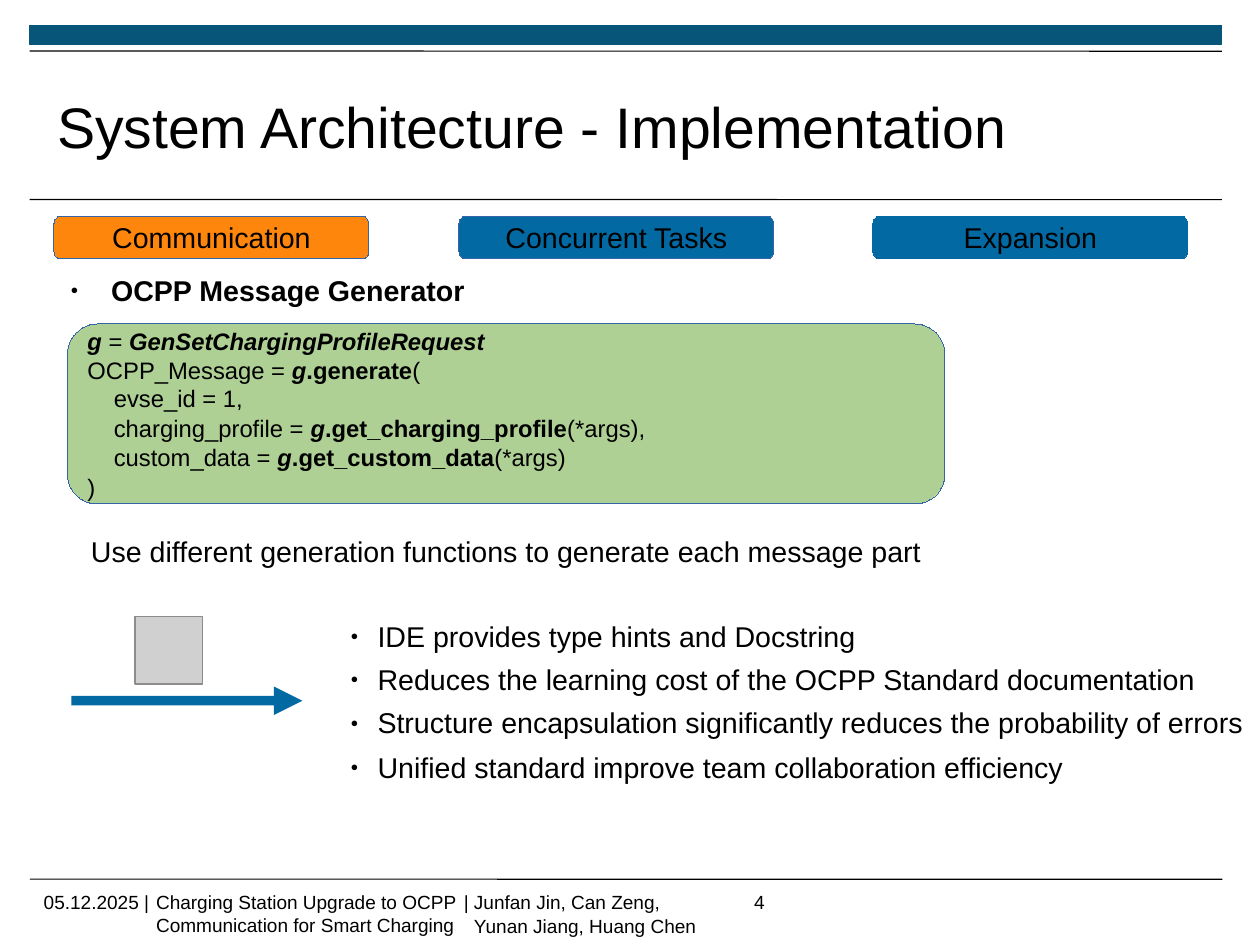
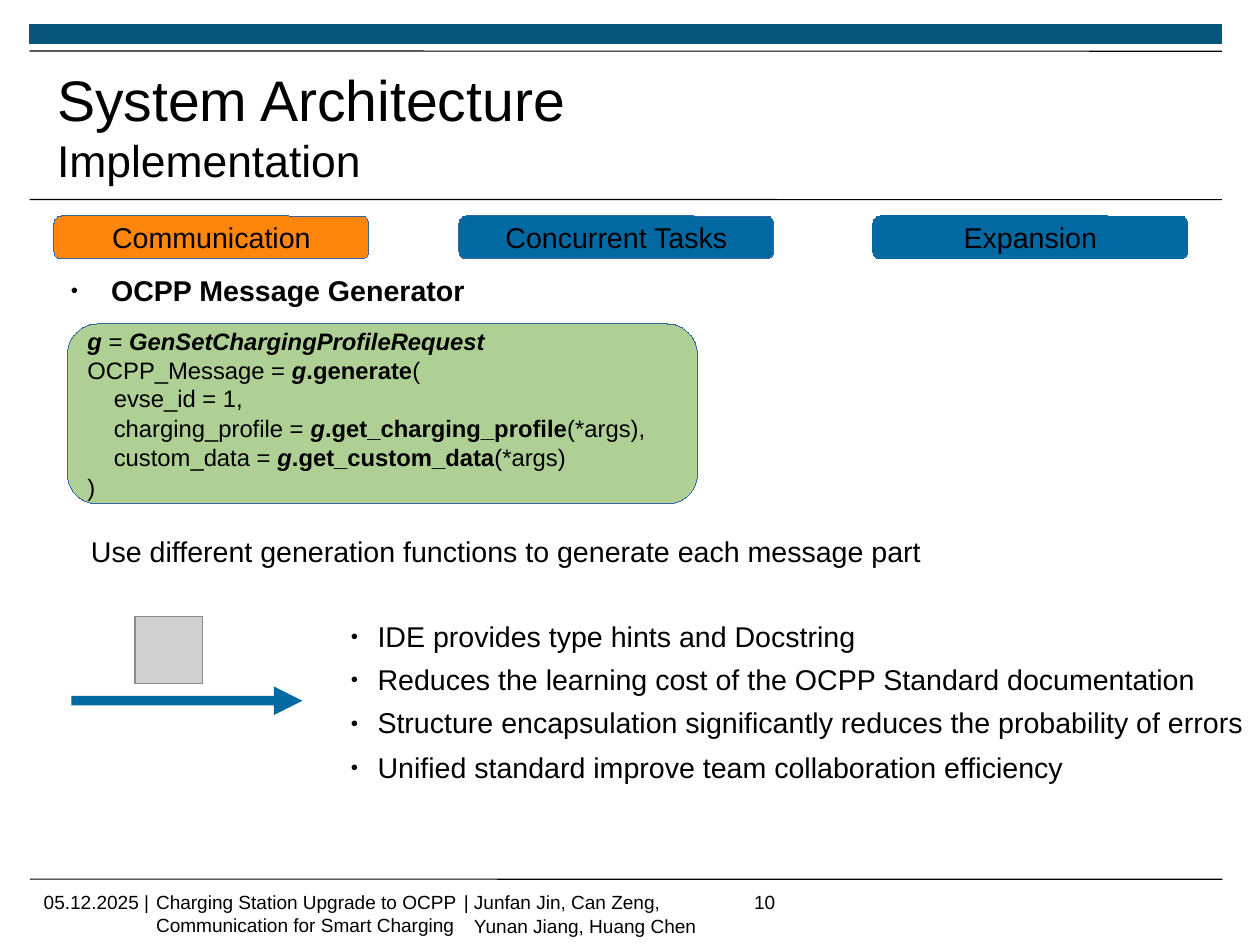
Before and after one commit to Jf-JIN/ADP_Ladesaeule_OCPP, a slide deck: slide 10 of ppt/Jin_Junfan.pptx (slide 4 before the commit). Drawn at 1260x945 pixels with LibreOffice and Linux fonts; fonts in the diff are those of the drawing; grey boxes stand for pictures; background and template pictures are left out. Boxes give left, top, right and bottom in pixels: in the first picture for what was removed or moved away, otherwise in the second. Text is boxed around its words. In the diff, an @@ line names an element or a change of style, - is before the commit and + after.

```diff
--- a/ppt/Jin_Junfan.pptx
+++ b/ppt/Jin_Junfan.pptx
@@ text at (x1=57, y1=79, x2=565, y2=186): text changed @@
-System Architecture - Implementation
+System Architecture
+Implementation
@@ rounded rectangle "g = GenSetChargingProfileRequest" resized from (x1=67, y1=324, x2=946, y2=503) to (x1=67, y1=324, x2=697, y2=503) @@
@@ page number at (x1=754, y1=895, x2=775, y2=909): text changed @@
-4
+10
```
Also in this commit, not shown: 8 other slides changed, 3 slides added.
